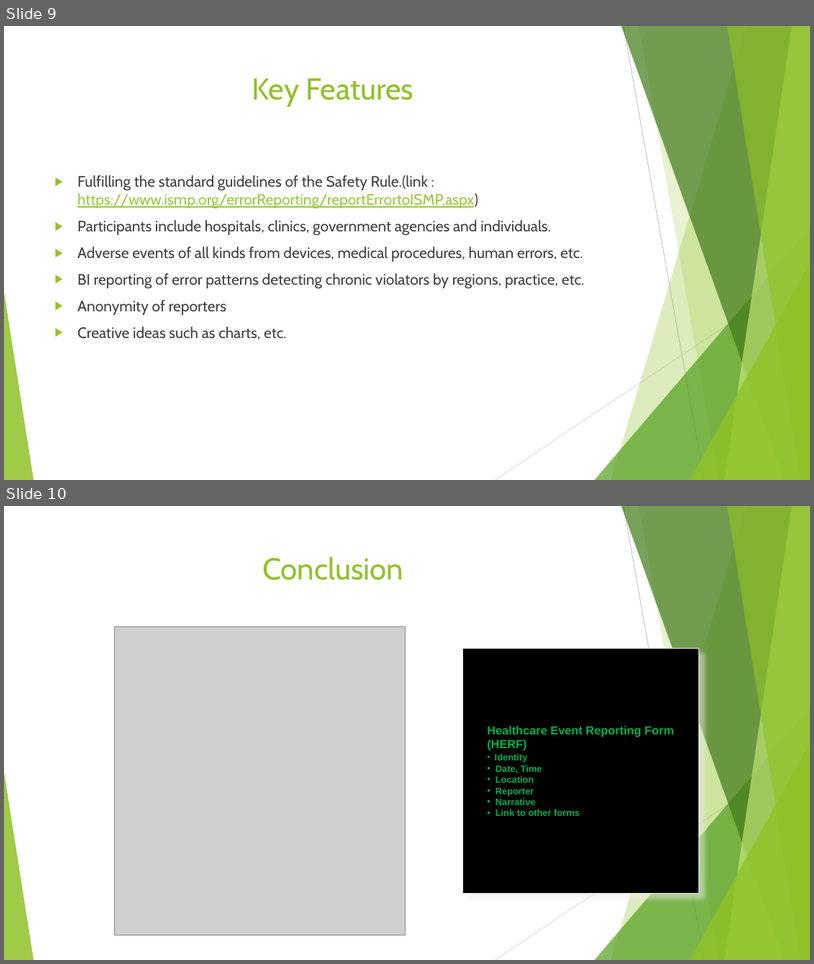
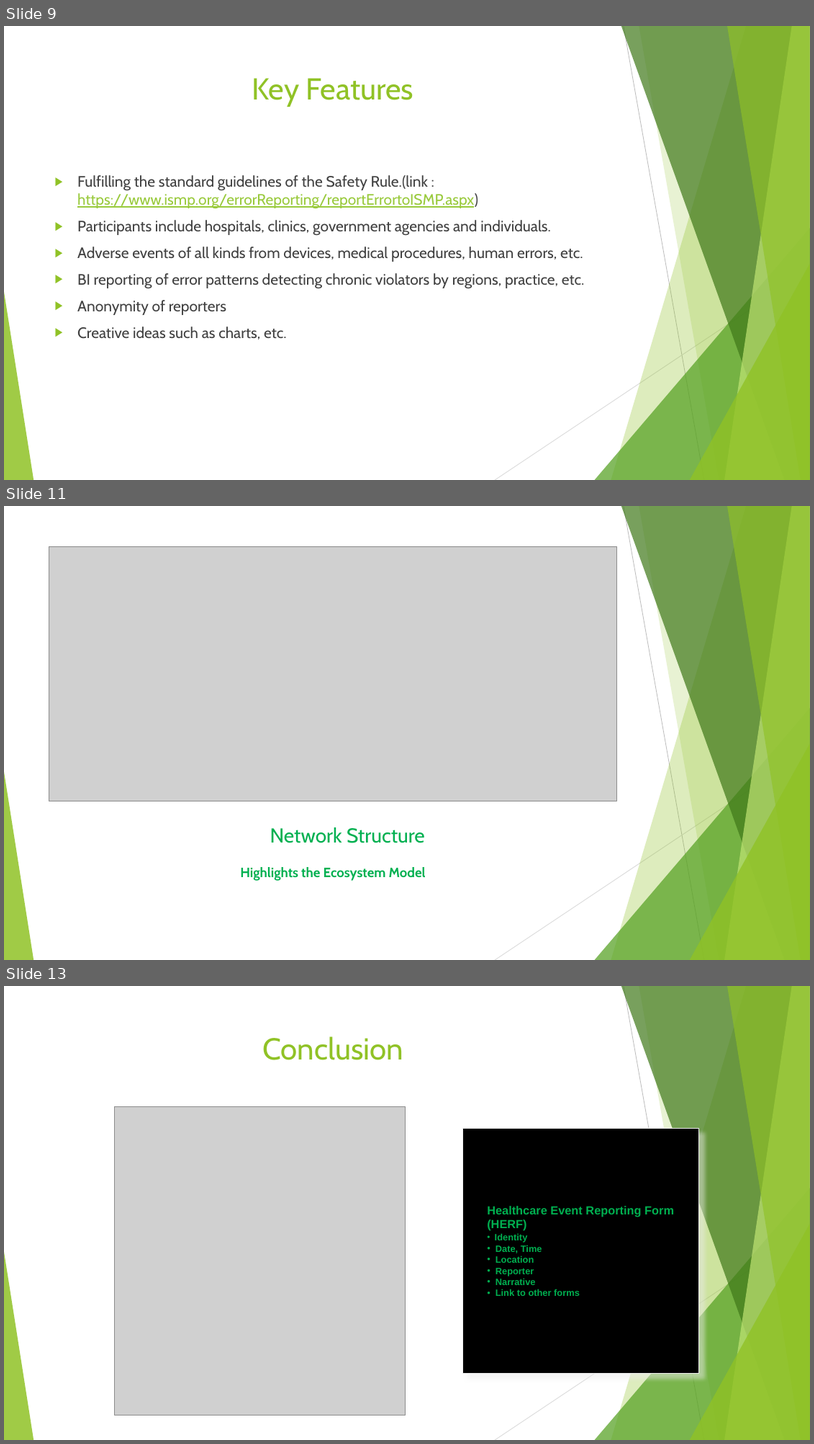
Before and after one commit to darshaklshah/AED_Project, a slide deck: AED_Project/FinalProjectMain/HEALTH SAFETY REPORT.pptx. Shown one above the other, each under a label of ours: slides 9 and 10 before the commit, slides 9, 11 and 13 after it; the slides between them are not shown. The pictures are 814x964 and 814x1444 pixels, drawn with LibreOffice and Linux fonts; fonts in the diff are those of the drawing; grey boxes stand for pictures. Boxes give left, top, right and bottom in pixels: in the first picture for what was removed or moved away, otherwise in the second. Text is boxed around its words. In the diff, an @@ line names an element or a change of style, - is before the commit and + after.

```diff
--- a/AED_Project/FinalProjectMain/HEALTH SAFETY REPORT.pptx
+++ b/AED_Project/FinalProjectMain/HEALTH SAFETY REPORT.pptx
@@ slide 11 added at [4, 506, 810, 960], background #FFFFFF; not listed: 10 template elements that a slide beside it also shows @@
@@ picture added at [49, 546, 617, 801] @@
@@ title added at [270, 827, 425, 843], 24 pt, text #00B050 @@
+Network Structure
@@ text added at [240, 867, 426, 880], 16 pt, text #00B050, bold @@
+Highlights the Ecosystem Model
@@ what was slide 10 is now slide 13 @@
```
Also in this commit, not shown: 2 other slides added, 25 other files.
